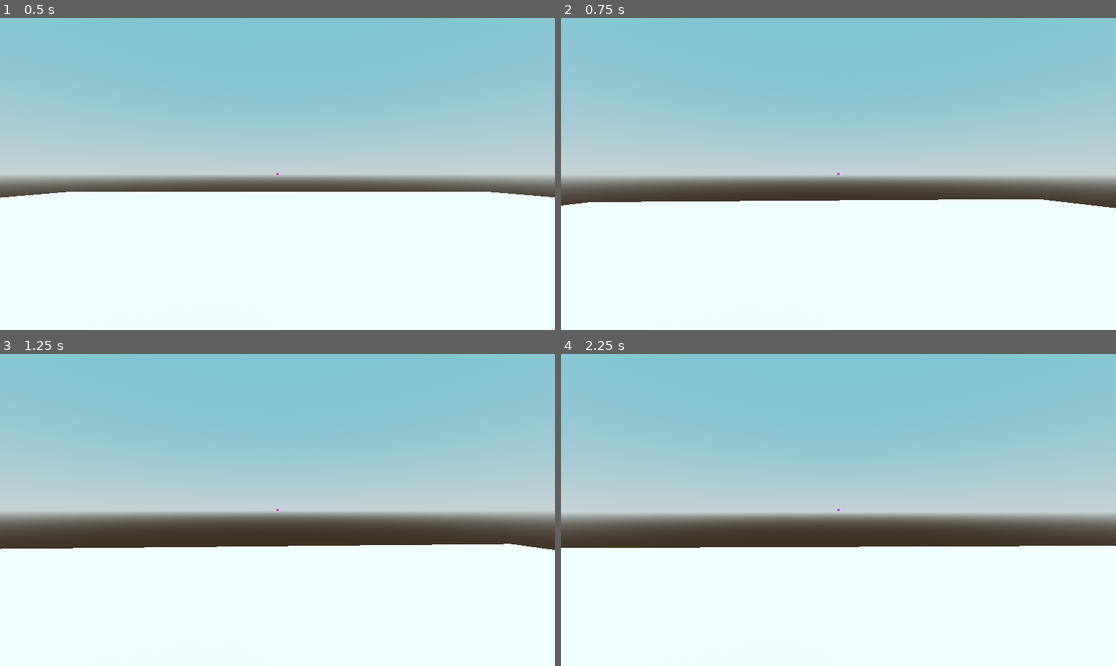
Above: before the commit, frames 1-4 (two rows, left to right).
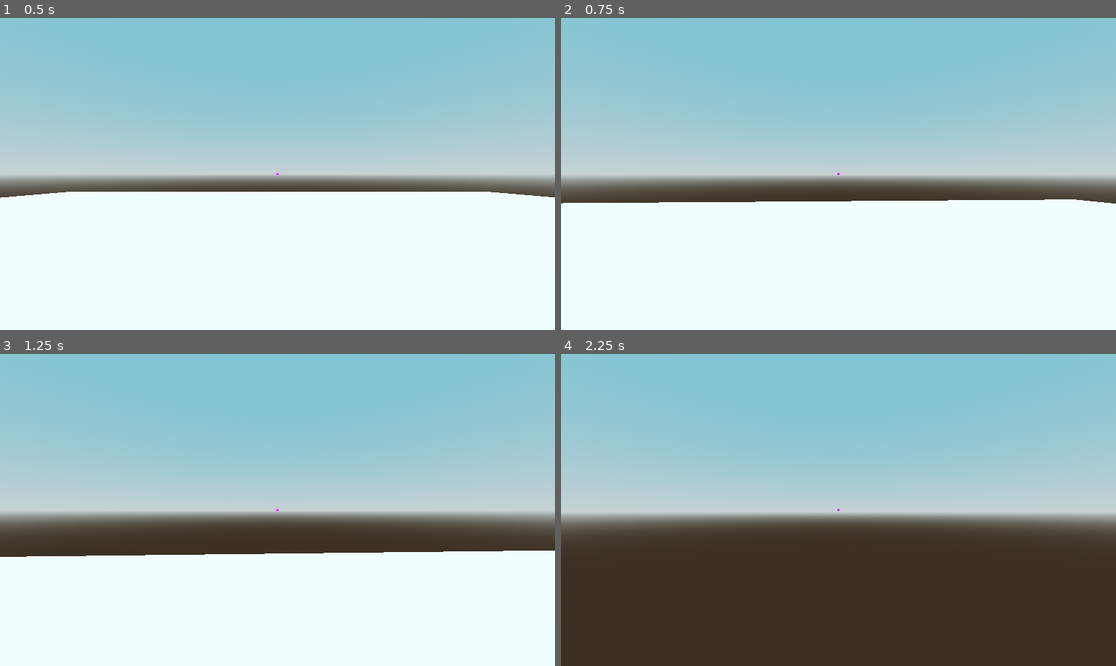
Above: after the commit, the same moments.

Repository: ChaekPlay/speedbowing
Game: Godot game, scene res://Scenes/level1.tscn
The game is run twice, just before and just after one commit, with the same random seed, the same clock (stepped at 60 frames per second) and the same inputs.
Inputs (mouse positions are in pixels of both pictures, inside the frame that each line leads up to):
- Up to frame 1 (0.5 s): no input
- Up to frame 2 (0.75 s): tap Enter (ui_accept) at 0.5 s; move the mouse to (866, 174) at 0.52 s; hold W (move_forward) from 0.53 s (still down); tap Shift (dash, bound only after the commit) at 0.6 s
- Up to frame 3 (1.25 s): keep holding W (move_forward); tap Enter (ui_accept) at 0.77 s
- Up to frame 4 (2.25 s): keep holding W (move_forward); move the mouse to (810, 510) at 1.27 s; tap Shift (dash, bound only after the commit) at 1.35, 2.1 s; tap Enter (ui_accept) at 1.52 s; move the mouse to (849, 503) at 2.02 s

Frame 1 is identical in both runs. In frame 2, 0.4% of the frame differs, in the area x 0-100%, y 58-62%; in frame 3, 2.3%; in frame 4, 38%, in the area x 0-100%, y 61-100%.

Commit message:
added dash

Diff:
--- a/Scenes/level1.tscn
+++ b/Scenes/level1.tscn
@@ -56,13 +56,13 @@
 transform = Transform3D(0.680721, -0.716535, 0.152304, 0, 0.207912, 0.978148, -0.732543, -0.665846, 0.14153, 0, 0, 0)
 shadow_enabled = true
 
-[node name="StaticBody3D" type="StaticBody3D" parent="."]
+[node name="Platform" type="StaticBody3D" parent="."]
 physics_material_override = SubResource("PhysicsMaterial_mhdwb")
 
-[node name="MeshInstance3D" type="MeshInstance3D" parent="StaticBody3D"]
+[node name="MeshInstance3D" type="MeshInstance3D" parent="Platform"]
 mesh = SubResource("BoxMesh_02qb4")
 
-[node name="CollisionShape3D" type="CollisionShape3D" parent="StaticBody3D"]
+[node name="CollisionShape3D" type="CollisionShape3D" parent="Platform"]
 shape = SubResource("ConcavePolygonShape3D_6pmmp")
 
 [node name="Player" type="CharacterBody3D" parent="."]
@@ -104,6 +104,13 @@
 size_flags_vertical = 4
 texture = SubResource("PlaceholderTexture2D_yn5gf")
 
+[node name="DashTimer" type="Timer" parent="Player"]
+wait_time = 0.3
+one_shot = true
+
+[node name="DashCooldown" type="Timer" parent="Player"]
+one_shot = true
+
 [node name="Red Cube" type="StaticBody3D" parent="."]
 physics_material_override = SubResource("PhysicsMaterial_mhdwb")
 
@@ -113,3 +120,6 @@
 
 [node name="CollisionShape3D" type="CollisionShape3D" parent="Red Cube"]
 shape = SubResource("ConcavePolygonShape3D_q1mbe")
+
+[connection signal="timeout" from="Player/DashTimer" to="Player" method="_on_dash_timer_timeout"]
+[connection signal="timeout" from="Player/DashCooldown" to="Player" method="_on_dash_cooldown_timeout"]
--- a/Scripts/player.gd
+++ b/Scripts/player.gd
@@ -1,10 +1,17 @@
 class_name Player extends CharacterBody3D
 
 @onready var player_camera: PlayerCamera = $PlayerCamera
+@onready var dash_cooldown = $DashCooldown
+@onready var dash_timer = $DashTimer
 
 const SPEED = 10.0
 const JUMP_VELOCITY = 6
-
+const DASH_SPEED = 50
+const DASH_DURATION = 0.1
+const DASH_COOLDOWN = 1
+var can_dash = true
+var is_dashing = false
+var dash_vector = Vector3()
 var cam_vector = Vector3()
 
 func _input(event: InputEvent) -> void:
@@ -26,7 +33,17 @@
 	# As good practice, you should replace UI actions with custom gameplay actions.
 	var input_dir := Input.get_vector("move_left", "move_right", "move_forward", "move_backward")
 	var direction := (transform.basis * Vector3(input_dir.x, 0, input_dir.y)).normalized()
-	if direction:
+
+	if Input.is_action_just_pressed("dash") and can_dash:
+		print("dash")
+		can_dash = false
+		is_dashing = true
+		dash_vector = -player_camera.get_camera_transform().basis.z
+		dash_timer.start()
+
+	if is_dashing:
+		velocity = dash_vector * DASH_SPEED
+	elif direction:
 		velocity.x = direction.x * SPEED
 		velocity.z = direction.z * SPEED
 	else:
@@ -34,6 +51,16 @@
 		velocity.z = move_toward(velocity.z, 0, SPEED)
 
 	move_and_slide()
-
 	player_camera.rotation_degrees.x = cam_vector.x
 	rotation_degrees.y = cam_vector.y
+
+
+func _on_dash_timer_timeout():
+	is_dashing = false
+	print("cooldown")
+	dash_cooldown.start()
+
+
+func _on_dash_cooldown_timeout():
+	print("ready")
+	can_dash = true
--- a/project.godot
+++ b/project.godot
@@ -41,3 +41,8 @@
 , Object(InputEventKey,"resource_local_to_scene":false,"resource_name":"","device":-1,"window_id":0,"alt_pressed":false …(186 unchanged characters)…
 ]
 }
+dash={
+"deadzone": 0.5,
+"events": [Object(InputEventKey,"resource_local_to_scene":false,"resource_name":"","device":-1,"window_id":0,"alt_pressed":false,"shift_pressed":false,"ctrl_pressed":false,"meta_pressed":false,"pressed":false,"keycode":0,"physical_keycode":4194325,"key_label":0,"unicode":0,"location":0,"echo":false,"script":null)
+]
+}
